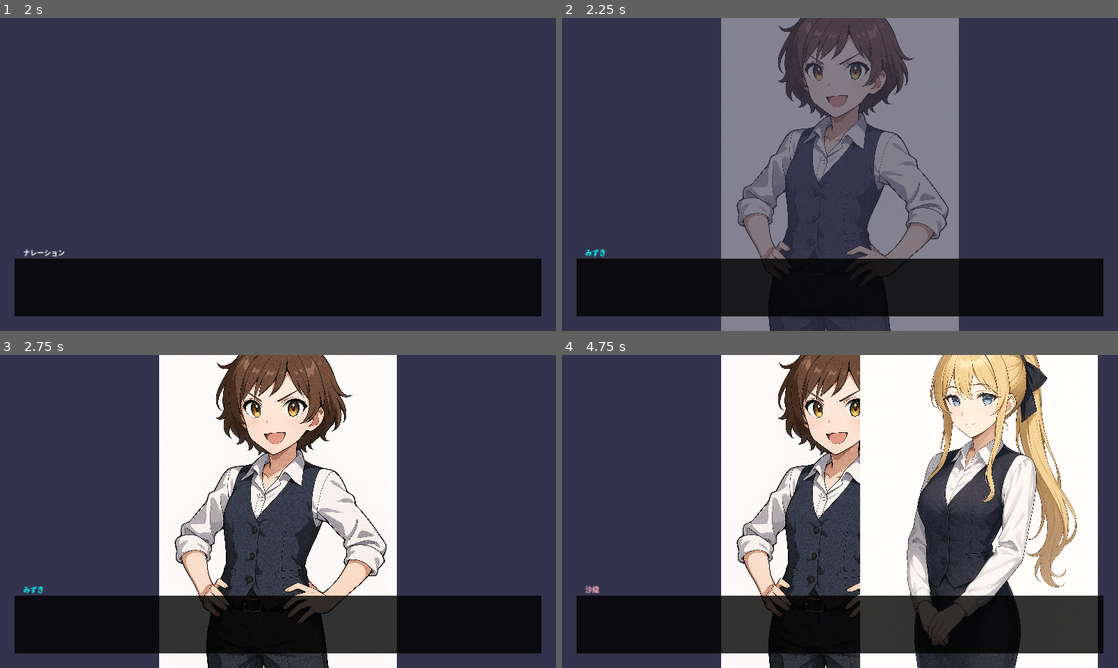
Above: before the commit, frames 1-4 (two rows, left to right).
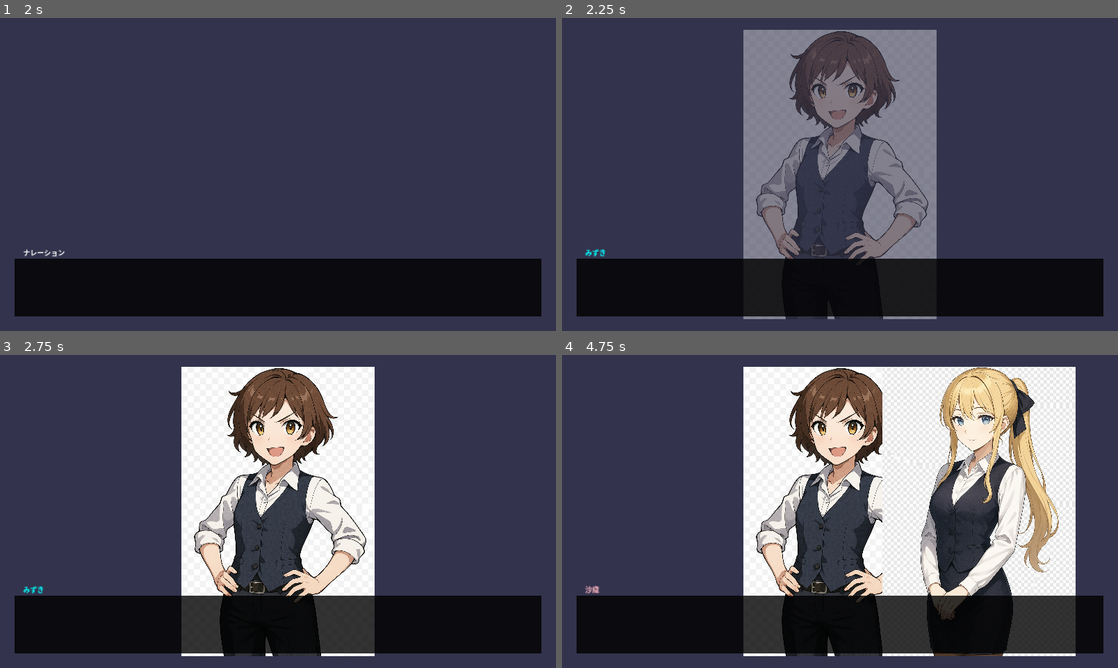
Above: after the commit, the same moments.

Repository: bigGYZstar/Detective-Nocturne
Game: Godot game, scene res://scenes/StartScreen.tscn
The game is run twice, just before and just after one commit, with the same random seed, the same clock (stepped at 60 frames per second) and the same inputs.
Inputs:
- Up to frame 1 (2 s): click "はじめから" at 0.5 s; click "ゲーム開始" at 1.25 s
- Up to frame 2 (2.25 s): tap Enter (ui_accept) at 2 s; hold Enter (ui_accept) from 2.03 s (still down)
- Up to frame 3 (2.75 s): keep holding Enter (ui_accept)
- Up to frame 4 (4.75 s): release Enter (ui_accept) at 2.78 s; tap Enter (ui_accept) at 2.85, 3.02, 3.32, 4.35, 4.52 s; hold Enter (ui_accept) 3.53-4.28 s

Frame 1 is identical in both runs. In frame 2, 16% of the frame differs, in the area x 28-72%, y 0-100%; in frame 3, 22%; in frame 4, 37%, in the area x 28-97%, y 0-100%.
Error before the commit: Invalid call. Nonexistent function 'set_input_as_handled' in base 'SceneTree'. (res://scripts/DialogSystem.gd:49)

Commit message:
feat: Add transparent character images and update CharacterManager to use them.

Diff:
--- a/scripts/CharacterManager.gd
+++ b/scripts/CharacterManager.gd
@@ -98,7 +98,14 @@
 
 # 実際のキャラクター画像を読み込み
 func load_character_image(character_name: String, expression: String = "normal") -> Texture2D:
-	var image_path = "res://assets/characters/" + character_name + "_" + expression + ".png"
+	var transparent_image_path = "res://assets/characters/" + character_name + "_" + expression + "_transparent.png"
+	var original_image_path = "res://assets/characters/" + character_name + "_" + expression + ".png"
+
+	var image_path = ""
+	if ResourceLoader.exists(transparent_image_path):
+		image_path = transparent_image_path
+	else:
+		image_path = original_image_path
 
 	# 実際の画像ファイルを読み込み
 	if ResourceLoader.exists(image_path):
--- a/scripts/DialogSystem.gd
+++ b/scripts/DialogSystem.gd
@@ -46,7 +46,7 @@
 		else:
 			# 次のダイアログへ
 			advance_dialog()
-			get_tree().set_input_as_handled() # 入力イベントを消費
+			return true # 入力イベントを消費
 
 # ダイアログを開始
 func start_dialog(dialog_data: Array):
Binary file added: assets/characters/mizuki_normal_transparent.png
Binary file added: assets/characters/mizuki_surprised_transparent.png
Binary file added: assets/characters/ruri_normal_transparent.png
Binary file added: assets/characters/ruri_sad_transparent.png
Binary file added: assets/characters/ruri_smile_transparent.png
Binary file added: assets/characters/saori_normal_transparent.png
Binary file added: assets/characters/saori_sad_transparent.png
Binary file added: assets/characters/saori_smile_transparent.png
Binary file added: assets/characters/saori_surprised_transparent.png
